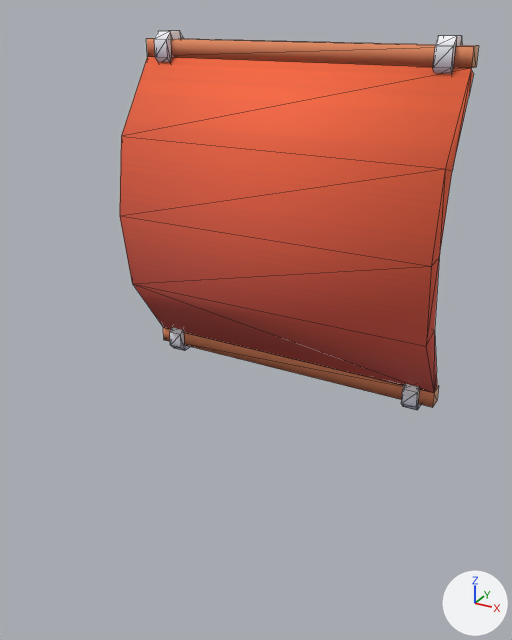
What one commit did to the glTF model boat-battle/assets/models/skins/sail/sail_red.glb.
Both versions are drawn from a 50 mm camera at (4.11, -7.97, 8.14) aimed at (0.7, -1.77, 5.04). Lighting does not change. The marker at lower right points along +X, +Y and +Z. Mesh edges are drawn as thin lines. Vertices at the same position are counted once.

Names of what the first picture shows: 'sail-a_red'.
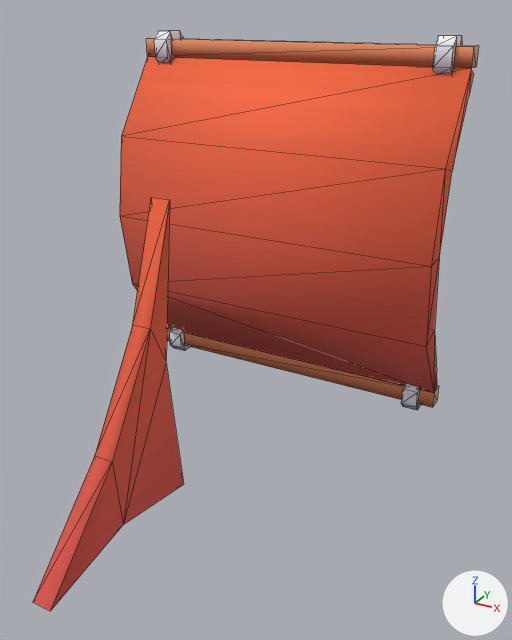
Boxes (x1, y1, x2, y2) around the edits, measured in the pictures (512 x 640 px):
'sail-a_red', reshaped (24% wider, 53% taller)
    before: (120, 31, 479, 410)
    after: (33, 31, 479, 611)
part 1 of me_sail_a_008, added (red)
    after: (33, 197, 184, 611)

Patch to the scene script:
```diff
--- a/boat-battle/assets/models/skins/sail/sail_red.glb.py
+++ b/boat-battle/assets/models/skins/sail/sail_red.glb.py
@@ me_sail_a_008 @@
 # used by ob_sail_a_red; location = (0.0, 0.63, 3.14)
-me_sail_a_008.from_pydata(...)  # 104 vertices, 180 faces; spans x -2.2..2.2, y -1.08..0.1, z 0.0..4.72
+me_sail_a_008.from_pydata(...)  # 118 vertices, 204 faces; spans x -2.2..2.2, y -5.23..0.1, z -0.04..4.72
+# me_sail_a_008 part 1: a new loose piece of 14 vertices spanning x -0.11..0.11, y -5.23..-3.07, z -0.04..3.3, in mat_colormap (picture img_colormap)
 me_sail_a_008.materials.append(mat_colormap)
```
